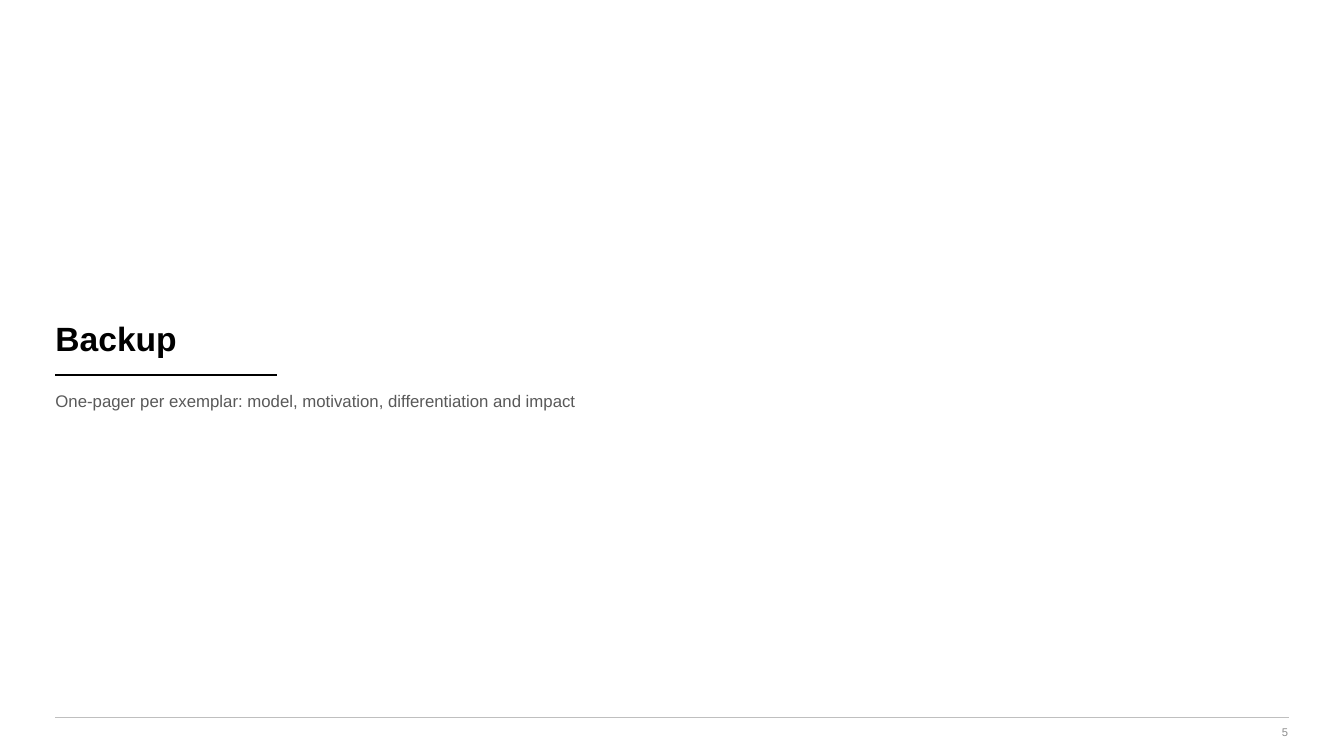
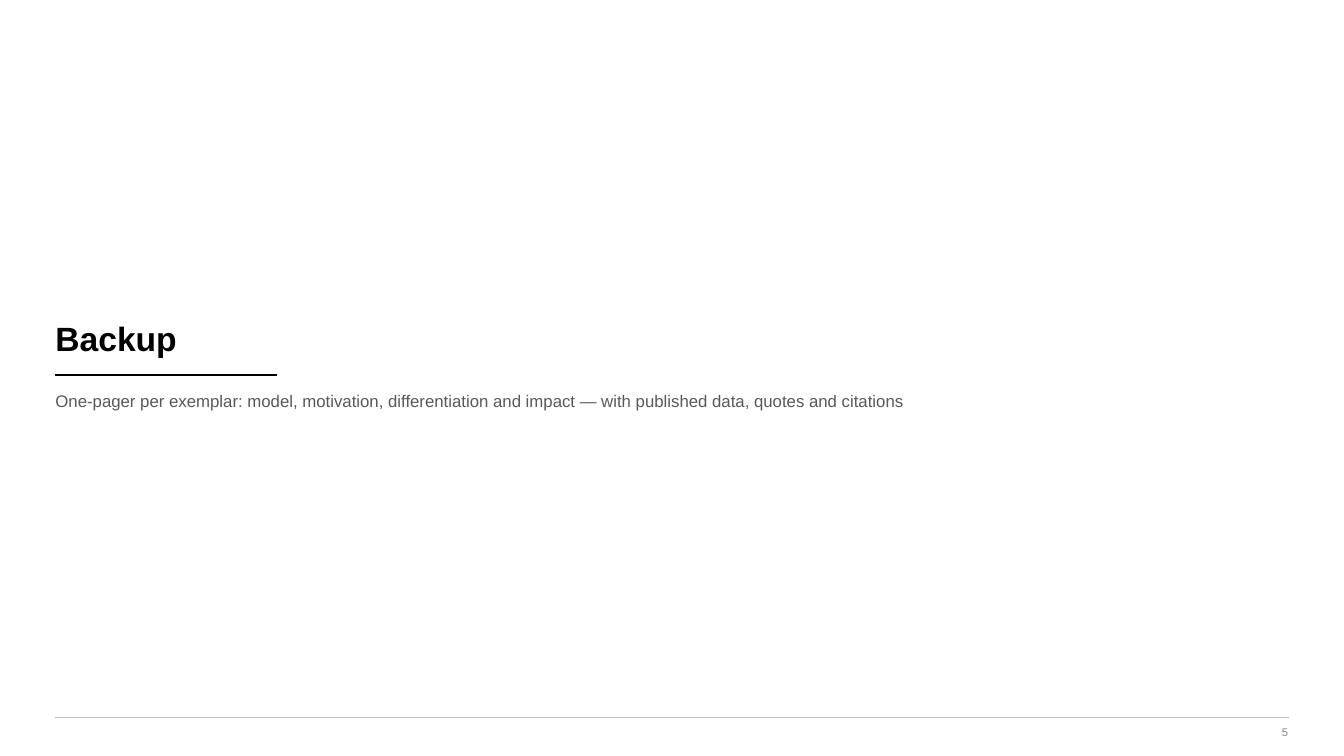
Before and after one commit to cormaaron/forward-deployed-research2, a slide deck: slide 5 of Forward-Deployed-Engineering_Executive-Deck.pptx. Drawn at 1344x756 pixels with LibreOffice and Linux fonts; fonts in the diff are those of the drawing. Boxes give left, top, right and bottom in pixels: in the first picture for what was removed or moved away, otherwise in the second. Text is boxed around its words. In the diff, an @@ line names an element or a change of style, - is before the commit and + after.

```diff
--- a/Forward-Deployed-Engineering_Executive-Deck.pptx
+++ b/Forward-Deployed-Engineering_Executive-Deck.pptx
@@ text at bbox=[55, 395, 903, 411]: text changed @@
-One-pager per exemplar: model, motivation, differentiation and impact
+One-pager per exemplar: model, motivation, differentiation and impact — with published data, quotes and citations
```
Also in this commit, not shown: 9 other slides changed, 1 other file.
